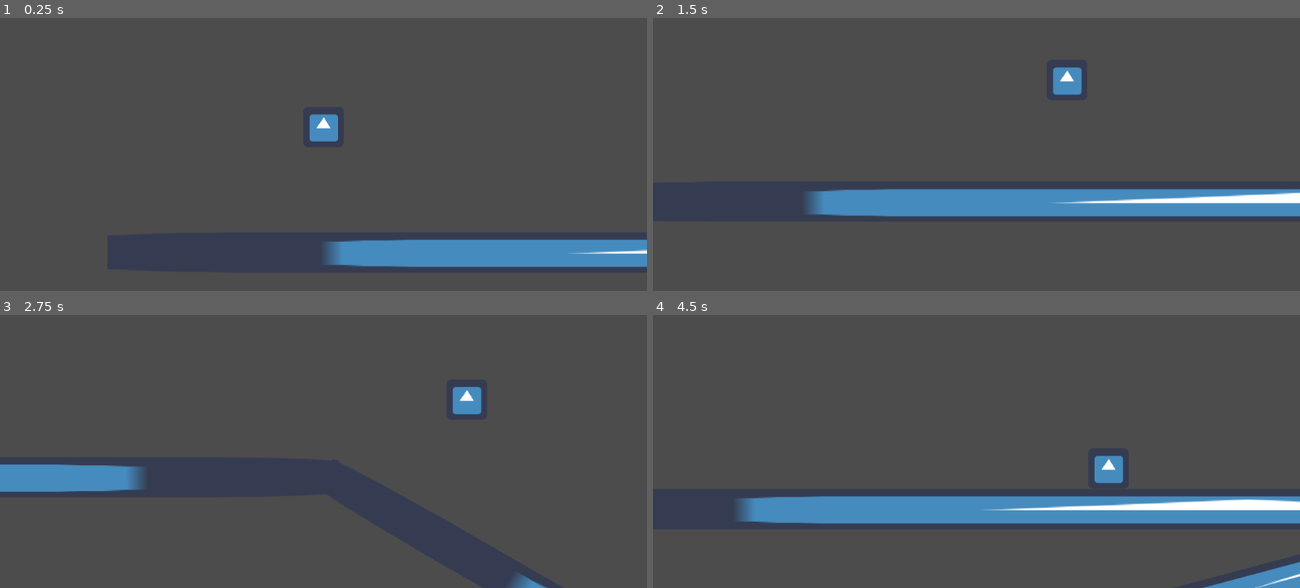
Above: before the commit, frames 1-4 (two rows, left to right).
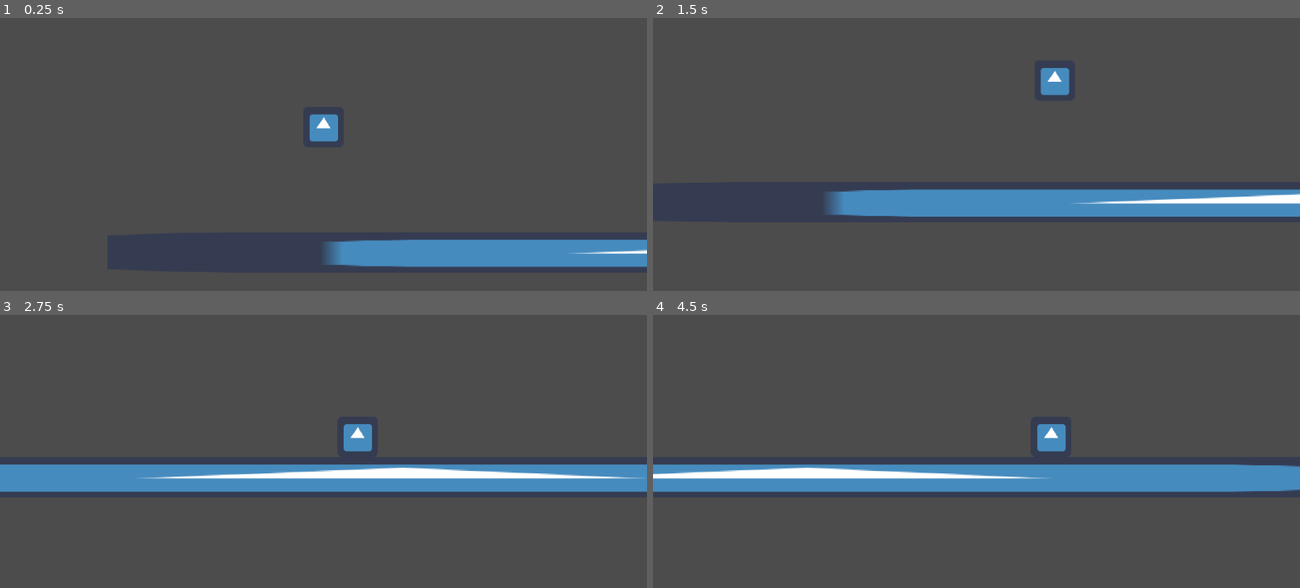
Above: after the commit, the same moments.

Repository: fredgreen182/SkatePlat
Game: Godot game, scene res://TestLevel.tscn
The game is run twice, just before and just after one commit, with the same random seed, the same clock (stepped at 60 frames per second) and the same inputs. The engine's default icon, where the game draws it, is replaced by a stand-in: a white triangle on a blue panel in a dark square.
Inputs:
- Up to frame 1 (0.25 s): no input
- Up to frame 2 (1.5 s): hold Right (ui_right) from 0.53 s (still down); tap Space (jump) at 0.77 s
- Up to frame 3 (2.75 s): tap Space (jump) at 1.52 s; release Right (ui_right) at 2.03 s; hold Left (ui_left) from 2.03 s (still down)
- Up to frame 4 (4.5 s): release Left (ui_left) at 2.78 s; hold Right (ui_right) 2.78-4.28 s; tap Space (jump) at 3.02, 3.77 s; hold Left (ui_left) from 4.28 s (still down)

The runs differ from the first frame. In frame 2, 1.8% of the frame differs, in the area x 23-100%, y 18-73%; in frame 3, 9.2%; in frame 4, 20%, in the area x 0-100%, y 39-100%.

Commit message:
.

Diff:
--- a/Player.gd
+++ b/Player.gd
@@ -19,10 +19,12 @@
 	if Input.is_action_pressed("jump"):
 		jump()
 	if Input.is_action_pressed("ui_left"):
-		drag_multiplier -= 0.1
+		if(drag_multiplier > 0.9):
+			drag_multiplier -= 0.01
 		skate("left")
 	if Input.is_action_pressed("ui_right"):
-		drag_multiplier -= 0.1
+		if(drag_multiplier > 0.9):
+			drag_multiplier -= 0.01
 		skate("right")
 	if Input.is_action_pressed("ui_down"):
 		if drag_multiplier <=5:
@@ -34,6 +36,7 @@
 	if is_on_floor():
 		motion.x = lerp(motion.x, 0, GROUND_DRAG * drag_multiplier)
 	motion = move_and_slide(motion, UP)
+	print(get_slide_collision(0))
 
 func jump():
 	if is_on_floor():
--- a/TestLevel.tscn
+++ b/TestLevel.tscn
@@ -84,7 +84,7 @@
 drag_margin_h_enabled = true
 drag_margin_v_enabled = true
 smoothing_enabled = true
-smoothing_speed = 10.0
+smoothing_speed = 15.0
 offset_v = 0.0
 offset_h = 0.0
 drag_margin_left = 0.2
@@ -93,8 +93,8 @@
 drag_margin_bottom = 0.2
 editor_draw_screen = true
 editor_draw_limits = false
-editor_draw_drag_margin = false
-_sections_unfolded = [ "Smoothing" ]
+editor_draw_drag_margin = true
+_sections_unfolded = [ "Editor" ]
 __meta__ = {
 "_edit_lock_": true
 }
--- a/project.godot
+++ b/project.godot
@@ -14,10 +14,6 @@
 run/main_scene="res://TestLevel.tscn"
 config/icon="res://icon.png"
 
-[display]
-
-window/size/fullscreen=true
-
 [input]
 
 jump=[ Object(InputEventKey,"resource_local_to_scene":false,"resource_name":"","device":0,"alt":false,"shift":false,"control":false,"meta":false,"command":false,"pressed":false,"scancode":32,"unicode":0,"echo":false,"script":null)
